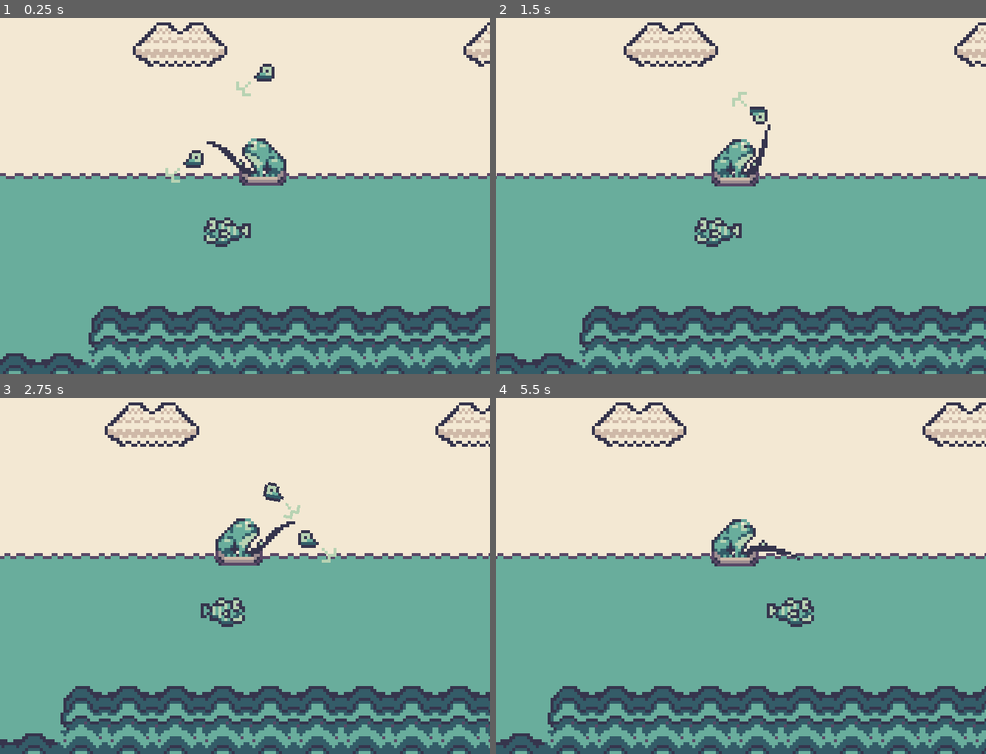
Above: before the commit, frames 1-4 (two rows, left to right).
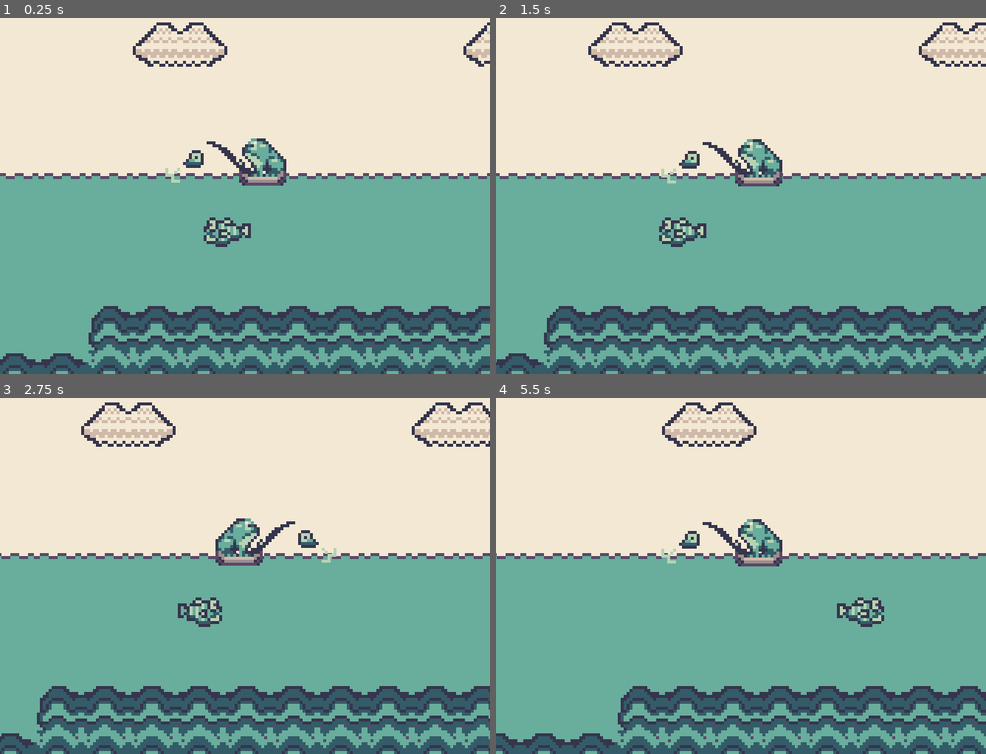
Above: after the commit, the same moments.

Repository: TaraSophieDev/Frog-Adventures-Fishing-Edition-Cancelled
Game: Godot game, scene res://Scenes/World.tscn
The game is run twice, just before and just after one commit, with the same random seed, the same clock (stepped at 60 frames per second) and the same inputs.
Inputs:
- Up to frame 1 (0.25 s): no input
- Up to frame 2 (1.5 s): hold D (right) 0.53-1.28 s; tap Z (a_button) at 0.6, 1.35 s; hold A (left) from 1.28 s (still down)
- Up to frame 3 (2.75 s): release A (left) at 2.03 s; hold D (right) from 2.03 s (still down); tap Z (a_button) at 2.1 s
- Up to frame 4 (5.5 s): tap Z (a_button) every 0.75 s from 2.85 to 5.1 s; release D (right) at 3.53 s; hold A (left) from 3.53 s (still down)

The runs differ from the first frame. In frame 1, 0.2% of the frame differs, in the area x 48-57%, y 12-22%; in frame 2, 16%; in frame 3, 16%; in frame 4, 17%, in the area x 0-100%, y 1-100%.
Error after the commit: Invalid set index 'position' (on base: 'PackedScene') with value of type 'Vector2'. (res://Player/Player.gd:69)

Commit message:
working on instancing not finished

Diff:
--- a/Misc/BaitEntity.gd
+++ b/Misc/BaitEntity.gd
@@ -1,8 +1,10 @@
 extends RigidBody2D
 
-onready var player = get_node("..")
-onready var frogSprite = player.get_node("FrogSprite")
+
+onready var player = get_tree().get_nodes_in_group("player")
 onready var aP = $AnimationPlayer
+
+#var frogSprite = player.get_node("Player/FrogSprite")
 
 var motion = Vector2()
 var speed = 15
--- a/Misc/BaitEntity.tscn
+++ b/Misc/BaitEntity.tscn
@@ -39,9 +39,9 @@
 [node name="BaitEntity" type="RigidBody2D" groups=[
 "bait",
 ]]
-visible = false
 collision_layer = 3
 mass = 3.06122
+linear_damp = 0.0
 angular_damp = 0.0
 script = ExtResource( 2 )
 
--- a/Player/Player.gd
+++ b/Player/Player.gd
@@ -4,10 +4,13 @@
 #onready var baitSprite = $FrogSprite/Bait/Sprite
 onready var swimP = $SwimmingPlayer
 onready var swingP = $SwingPlayer
+onready var baitSpawn = $BaitSpawn
 #onready var baitSpawnLeft = $BaitSpawnLeft
 #onready var baitSpawnRight = $BaitSpawnRight
 
-onready var bait = get_node("BaitEntity")
+#onready var bait = get_node("BaitEntity")
+onready var bait_instance = preload("res://Misc/BaitEntity.tscn")
+#var bait_instance = bait.instance()
 
 signal bait_activation
 
@@ -23,6 +26,7 @@
 var motion = Vector2()
 var state = MOVING
 
+
 func _ready():
 	swimP.play("swimming")
 	pass
@@ -31,13 +35,18 @@
 	match state:
 		MOVING:
 			move()
-			bait.sleeping = true
+			#bait.sleeping = true
 		THROWING:
 			playThrowingAnim(delta)
 		FISHING:
 			emit_signal("bait_activation")
 		CATCHING:
 			pass
+
+	if frogSprite.flip_h == true:
+		baitSpawn.position = Vector2(20, -5)
+	else:
+		baitSpawn.position = Vector2(-20, -5)
 
 	motion = move_and_slide(motion)
 
@@ -54,21 +63,17 @@
 	else:
 		motion.x = 0
 
-
-
-
-	#Transition to throwing
 	if Input.is_action_just_pressed("a_button"):
 		#sets bait position
 		if frogSprite.flip_h == true:
-			bait.position = position + Vector2(1, 0)
-			pass
+			bait_instance.position = baitSpawn.position
 		elif frogSprite.flip_h == false:
-			bait.position = position + Vector2(-1, 0)
-			pass
+			bait_instance.position = baitSpawn.position
 
 		motion.x = 0
 		state = THROWING
+
+
 
 
 func playThrowingAnim(delta):
@@ -77,21 +82,23 @@
 	state = FISHING
 
 func spawnBait(delta):
+	bait_instance = null
+	add_child(bait_instance)
 	#var bait_instance = bait.instance()
 	yield(get_tree().create_timer(1.10), "timeout")
-	bait.show()
-	bait.sleeping = true
+	bait_instance.show()
+	bait_instance.sleeping = true
 	if frogSprite.flip_h == false:
-		bait.get_node("Sprite").flip_h = true
+		bait_instance.get_node("Sprite").flip_h = true
 		#bait.global_position = baitSpawnLeft.get_global_position()
-		bait.sleeping = false
-		bait.apply_impulse(Vector2(0, 0), Vector2(-100, 0))
+		bait_instance.sleeping = false
+		bait_instance.apply_impulse(Vector2(0, 0), Vector2(-100, 0))
 		state = FISHING
 	if frogSprite.flip_h == true:
-		bait.get_node("Sprite").flip_h = false
+		bait_instance.get_node("Sprite").flip_h = false
 		#bait.global_position = baitSpawnRight.get_global_position()
-		bait.sleeping = false
-		bait.apply_impulse(Vector2(0, 0), Vector2(100, 0))
+		bait_instance.sleeping = false
+		bait_instance.apply_impulse(Vector2(0, 0), Vector2(100, 0))
 		state = FISHING
 	#get_tree().get_root().add_child(bait_instance)
 
@@ -100,4 +107,5 @@
 
 func _on_Area2D_body_entered(body):
 	if body.is_in_group("bait"):
+		bait_instance.queue_free()
 		state = MOVING
--- a/Player/Player.tscn
+++ b/Player/Player.tscn
@@ -1,8 +1,7 @@
-[gd_scene load_steps=7 format=2]
+[gd_scene load_steps=6 format=2]
 
 [ext_resource path="res://Player/Player.gd" type="Script" id=1]
 [ext_resource path="res://Sprites/Player/Frog-Sheet.png" type="Texture" id=2]
-[ext_resource path="res://Misc/BaitEntity.tscn" type="PackedScene" id=3]
 
 [sub_resource type="RectangleShape2D" id=1]
 
@@ -42,9 +41,6 @@
 collision_layer = 2147483653
 script = ExtResource( 1 )
 
-[node name="BaitEntity" parent="." instance=ExtResource( 3 )]
-position = Vector2( 0, -20 )
-
 [node name="CollisionShape2D" type="CollisionShape2D" parent="."]
 position = Vector2( 2, 6 )
 shape = SubResource( 1 )
@@ -70,5 +66,7 @@
 [node name="Area2DCollBox" type="CollisionShape2D" parent="Area2D"]
 position = Vector2( 2, 6 )
 shape = SubResource( 1 )
-[connection signal="bait_activation" from="." to="BaitEntity" method="_on_bait_activation"]
+
+[node name="BaitSpawn" type="Position2D" parent="."]
+position = Vector2( -20, -5 )
 [connection signal="body_entered" from="Area2D" to="." method="_on_Area2D_body_entered"]
--- a/Scenes/World.tscn
+++ b/Scenes/World.tscn
@@ -28,9 +28,6 @@
 position = Vector2( 88, 40 )
 collision_layer = 2147483652
 
-[node name="BaitEntity" parent="Sprites/Player" index="0"]
-visible = true
-
 [node name="Fish" parent="Sprites" instance=ExtResource( 5 )]
 position = Vector2( 80, 72 )
 
--- a/project.godot
+++ b/project.godot
@@ -60,11 +60,13 @@
 right={
 "deadzone": 0.5,
 "events": [ Object(InputEventKey,"resource_local_to_scene":false,"resource_name":"","device":0,"alt":false,"shift":false,"control":false,"meta":false,"command":false,"pressed":false,"scancode":68,"unicode":0,"echo":false,"script":null)
+, Object(InputEventKey,"resource_local_to_scene":false,"resource_name":"","device":0,"alt":false,"shift":false,"control":false,"meta":false,"command":false,"pressed":false,"scancode":16777233,"unicode":0,"echo":false,"script":null)
  ]
 }
 left={
 "deadzone": 0.5,
 "events": [ Object(InputEventKey,"resource_local_to_scene":false,"resource_name":"","device":0,"alt":false,"shift":false,"control":false,"meta":false,"command":false,"pressed":false,"scancode":65,"unicode":0,"echo":false,"script":null)
+, Object(InputEventKey,"resource_local_to_scene":false,"resource_name":"","device":0,"alt":false,"shift":false,"control":false,"meta":false,"command":false,"pressed":false,"scancode":16777231,"unicode":0,"echo":false,"script":null)
  ]
 }
 a_button={
Not shown, changed: README.md
